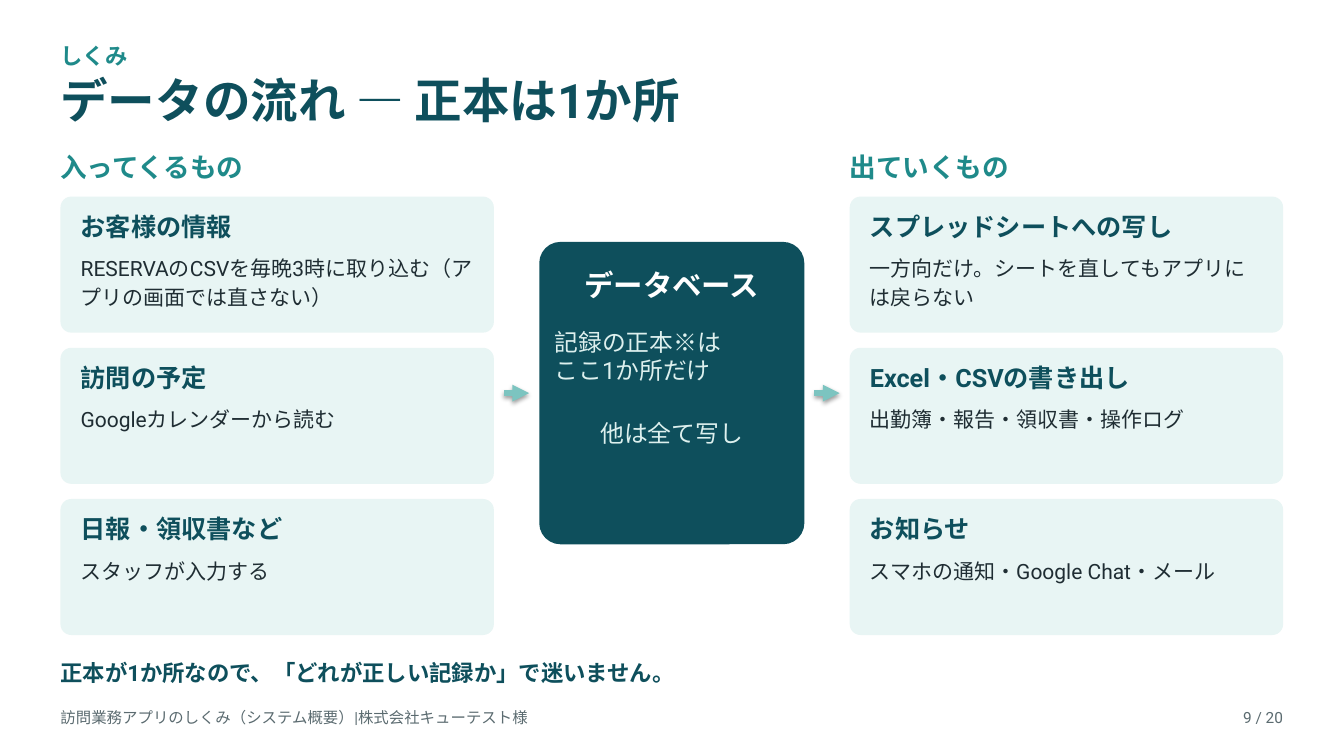
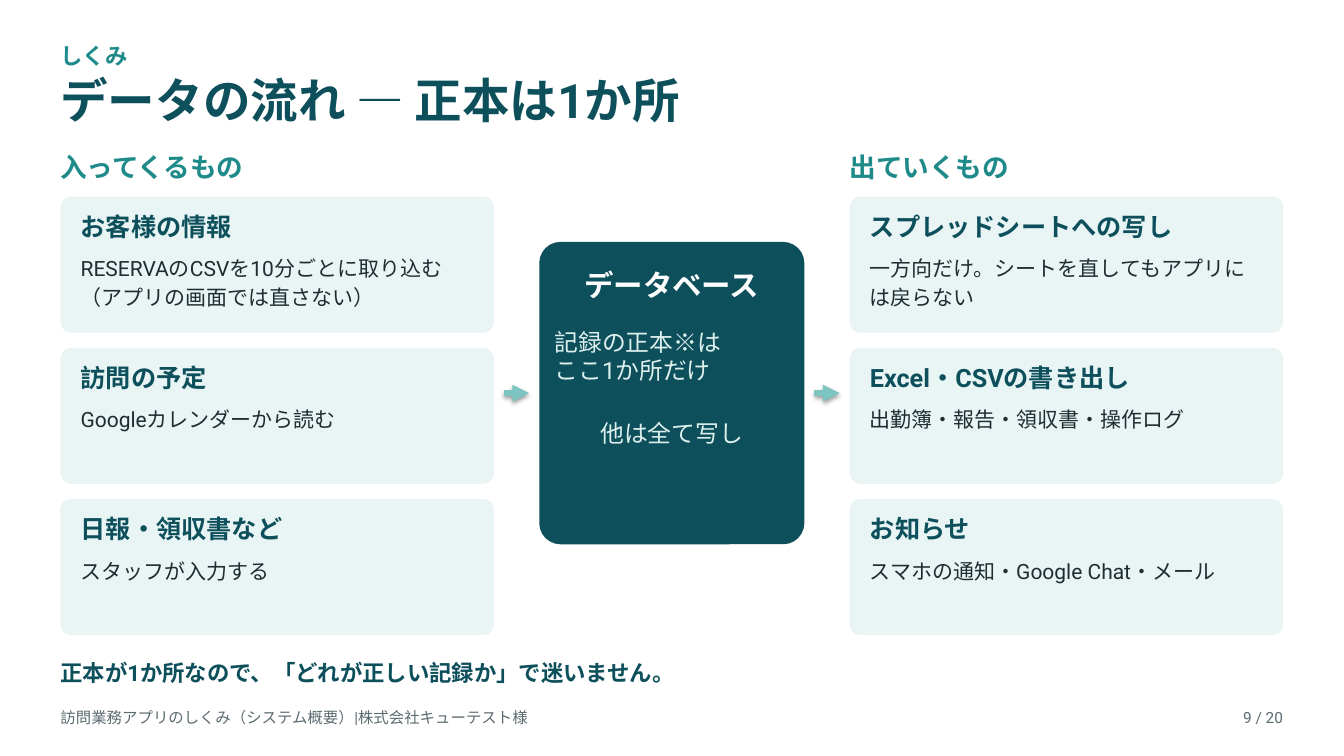
Before and after one commit to katahimo-dev/katahimo-app, a slide deck: slide 9 of doc/partner/システム概要のご説明_キューテスト様.pptx. Drawn at 1344x756 pixels with LibreOffice and Linux fonts; fonts in the diff are those of the drawing. Boxes give left, top, right and bottom in pixels: in the first picture for what was removed or moved away, otherwise in the second. Text is boxed around its words. In the diff, an @@ line names an element or a change of style, - is before the commit and + after.

```diff
--- a/doc/partner/システム概要のご説明_キューテスト様.pptx
+++ b/doc/partner/システム概要のご説明_キューテスト様.pptx
@@ text at bbox=[81, 258, 442, 307]: text changed @@
-RESERVAのCSVを毎晩3時に取り込む（アプリの画面では直さない）
+RESERVAのCSVを10分ごとに取り込む（アプリの画面では直さない）
```
Also in this commit, not shown: 2 other slides changed, 5 other files.
